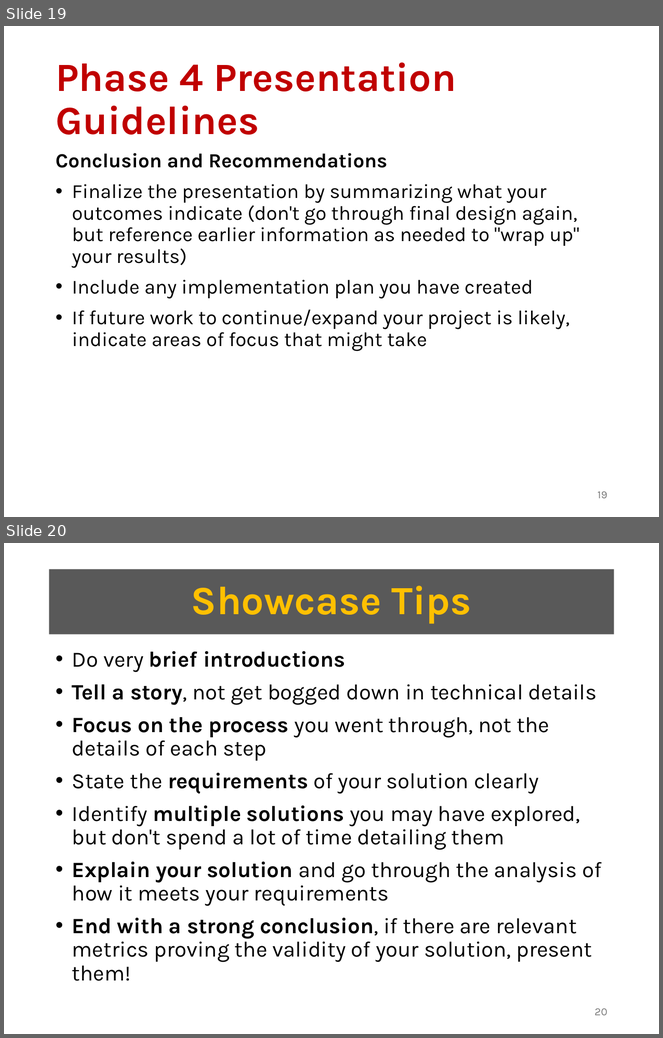
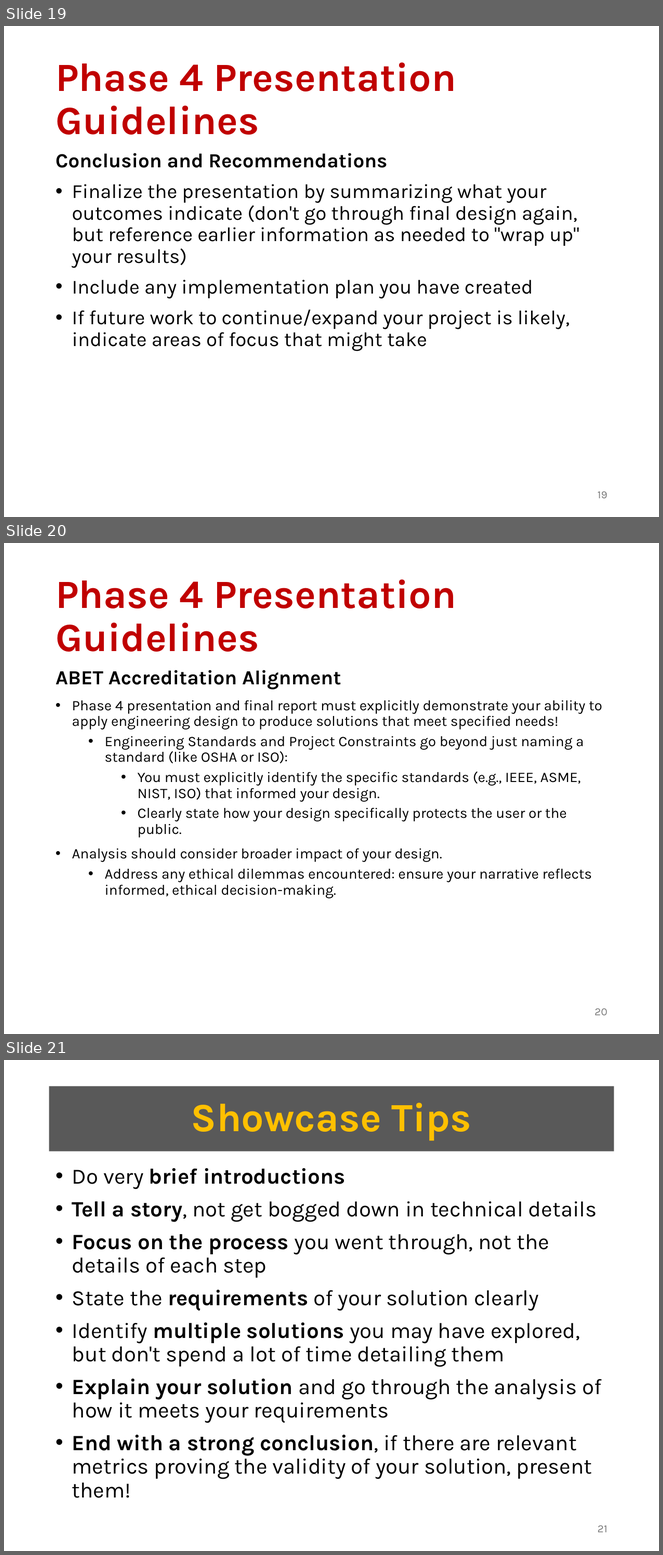
Before and after one commit to abuabara/abuabara.github.io, a slide deck: DAEN460S26/week12.pptx. Shown one above the other, each under a label of ours: slides 19 and 20 before the commit, slides 19, 20 and 21 after it. The pictures are 663x1038 and 663x1555 pixels, drawn with LibreOffice and Linux fonts; fonts in the diff are those of the drawing. Boxes give left, top, right and bottom in pixels: in the first picture for what was removed or moved away, otherwise in the second. Text is boxed around its words. In the diff, an @@ line names an element or a change of style, - is before the commit and + after.

```diff
--- a/DAEN460S26/week12.pptx
+++ b/DAEN460S26/week12.pptx
@@ slide 20 added at (4,543,659,1034), background #FFFFFF @@
@@ title added at (55,579,456,652), 44 pt, text #C00000, bold @@
+Phase 4 Presentation Guidelines
@@ text added at (55,670,603,898), 16 pt, text #000000 @@
+ABET Accreditation Alignment
+• Phase 4 presentation and final report must explicitly demonstrate your ability to apply engineering design to produce solutions that meet specified needs!
+  • Engineering Standards and Project Constraints go beyond just naming a standard (like OSHA or ISO):
+    • You must explicitly identify the specific standards (e.g., IEEE, ASME, NIST, ISO) that informed your design.
+    • Clearly state how your design specifically protects the user or the public.
+• Analysis should consider broader impact of your design.
+  • Address any ethical dilemmas encountered: ensure your narrative reflects informed, ethical decision-making.
@@ page number added at (595,1008,608,1016), 12 pt, text #797979 @@
+20
@@ what was slide 20 is now slide 21 @@
@@ page number at (598,1525,608,1533): text changed @@
-20
+21
```
Also in this commit, not shown: 3 other files.
